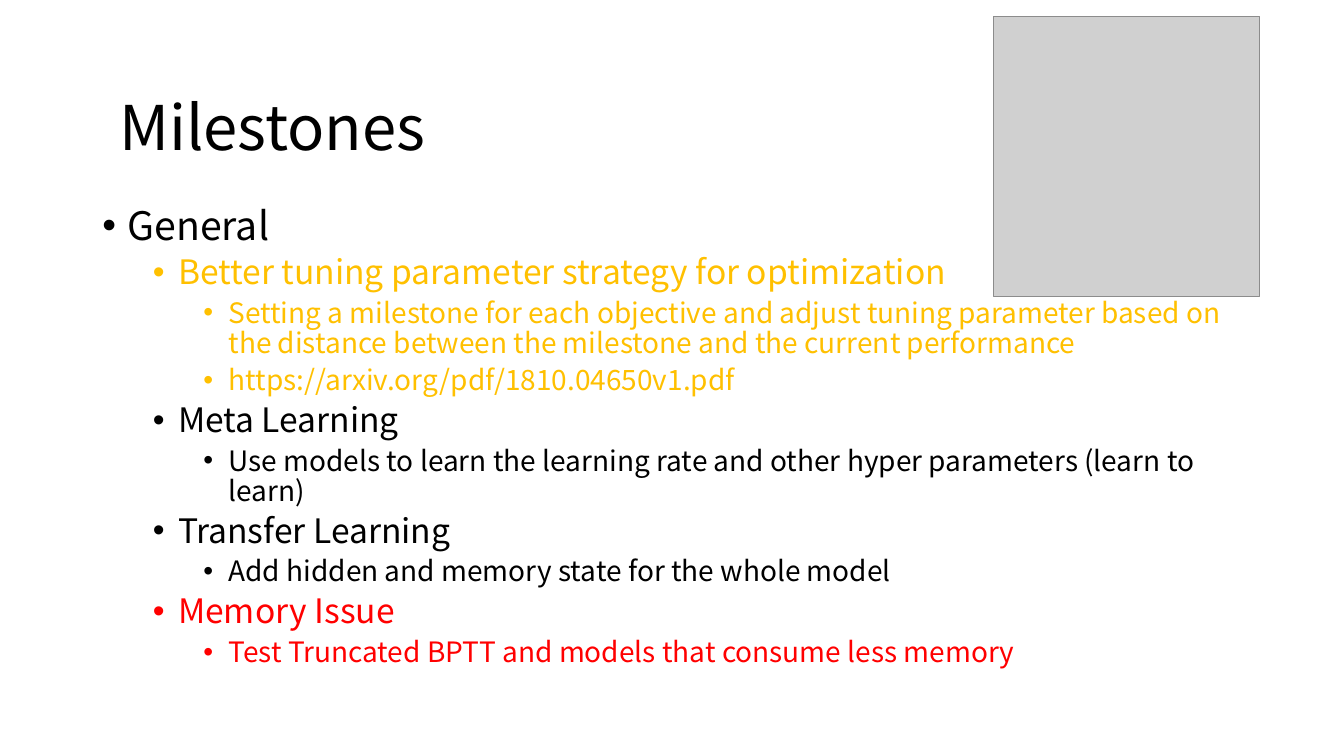
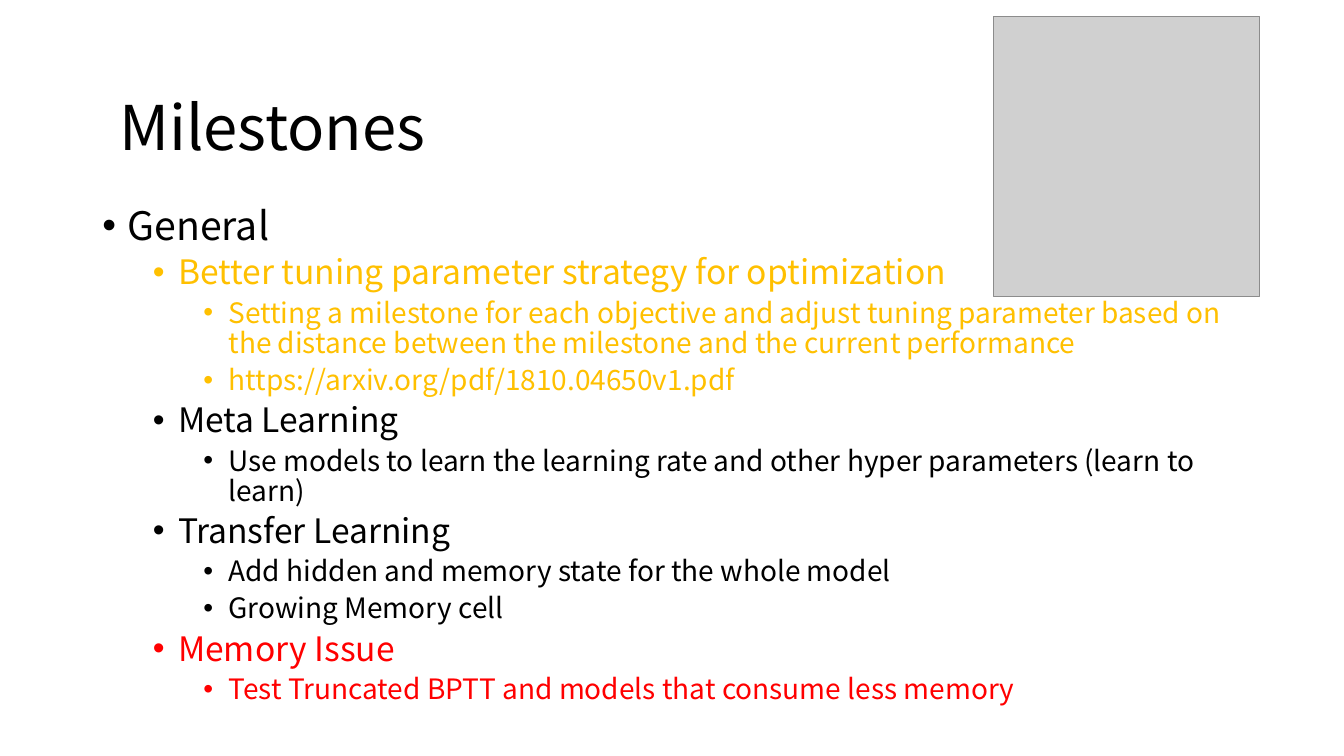
Before and after one commit to diaoenmao/Research, a slide deck: slide 31 of doc/Report/Oct 31 2018.pptx. Drawn at 1344x756 pixels with LibreOffice and Linux fonts; fonts in the diff are those of the drawing; grey boxes stand for pictures. Boxes give left, top, right and bottom in pixels: in the first picture for what was removed or moved away, otherwise in the second. Text is boxed around its words. In the diff, an @@ line names an element or a change of style, - is before the commit and + after.

```diff
--- a/doc/Report/Oct 31 2018.pptx
+++ b/doc/Report/Oct 31 2018.pptx
@@ text at (228, 595, 503, 625): paragraph added @@
+    • Growing Memory cell
```
Also in this commit, not shown: 1 other slide changed, 2 other files.
